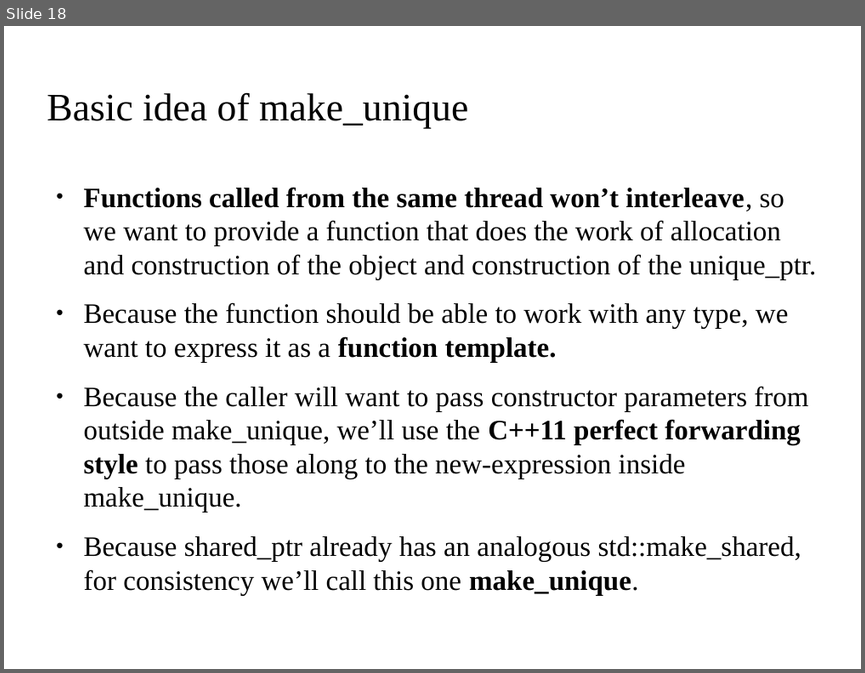
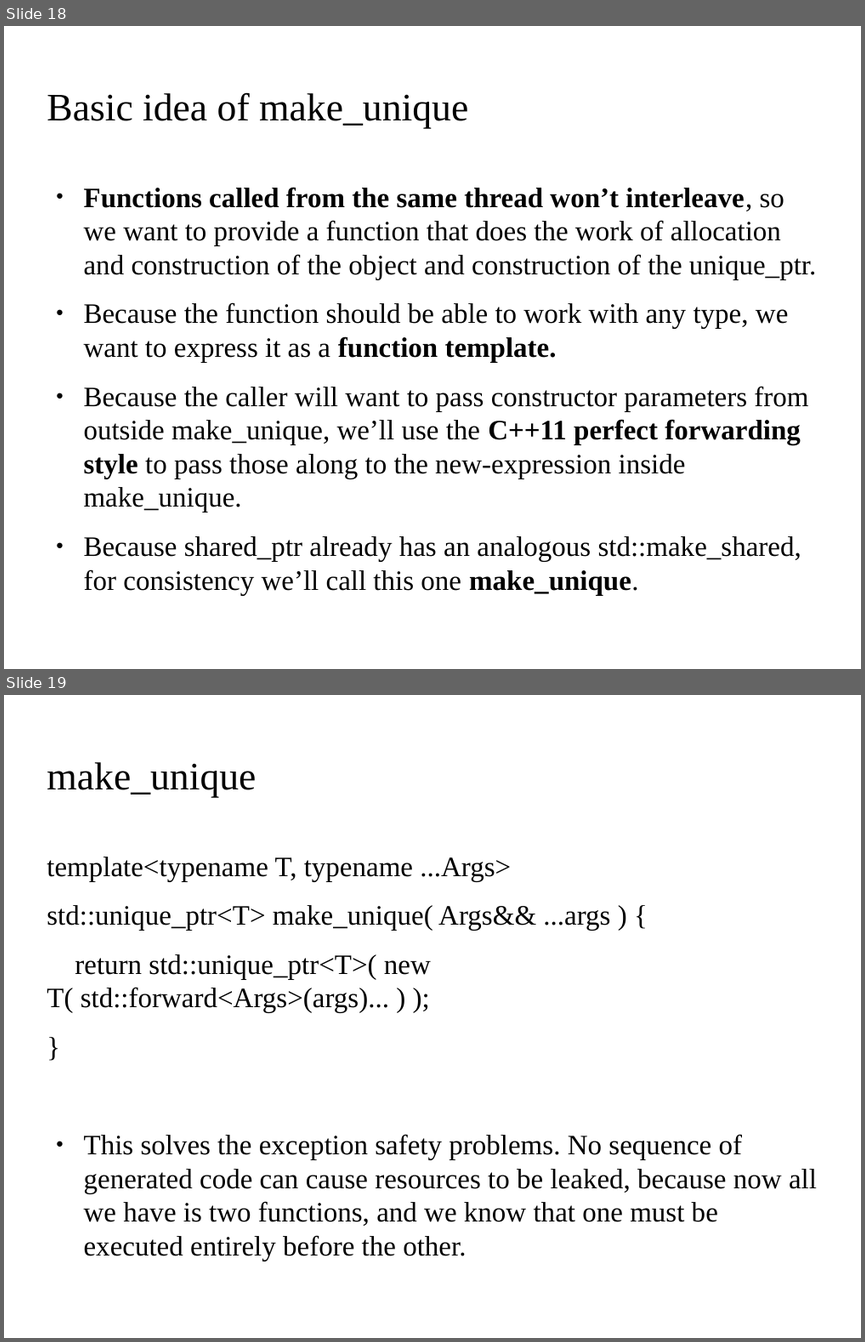
Before and after one commit to kks32/cpp-software-development, a slide deck: Ex10_Exception_Handling_II/Ex10_Exception_Handling_II.odp. Shown one above the other, each under a label of ours: slide 18 before the commit, slides 18 and 19 after it. The pictures are 865x673 and 865x1342 pixels, drawn with LibreOffice and Linux fonts; fonts in the diff are those of the drawing; background and template pictures are left out. Boxes give left, top, right and bottom in pixels: in the first picture for what was removed or moved away, otherwise in the second. Text is boxed around its words. In the diff, an @@ line names an element or a change of style, - is before the commit and + after.

Commit message:
Exception Handling Part II

```diff
--- a/Ex10_Exception_Handling_II/Ex10_Exception_Handling_II.odp
+++ b/Ex10_Exception_Handling_II/Ex10_Exception_Handling_II.odp
@@ slide 19 added at (4, 695, 861, 1338), background picture (left out) @@
@@ title added at (46, 762, 256, 798), 36 pt, text #000000 @@
+make_unique
@@ text added at (46, 857, 817, 1225), 26 pt, text #000000 @@
+template<typename T, typename ...Args>
+std::unique_ptr<T> make_unique( Args&& ...args ) {
+return std::unique_ptr<T>( new T( std::forward<Args>(args)... ) );
+}
+● This solves the exception safety problems. No sequence of generated code can cause resources to be leaked, because now all we have is two functions, and we know that one must be executed entirely before the other.
```
Also in this commit, not shown: 3 other slides added, 1 other file.
